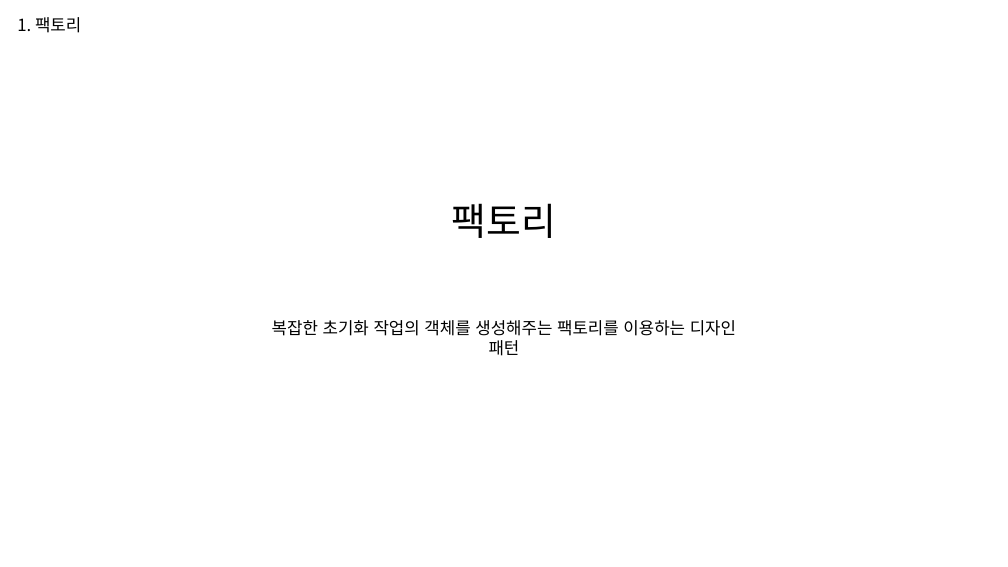
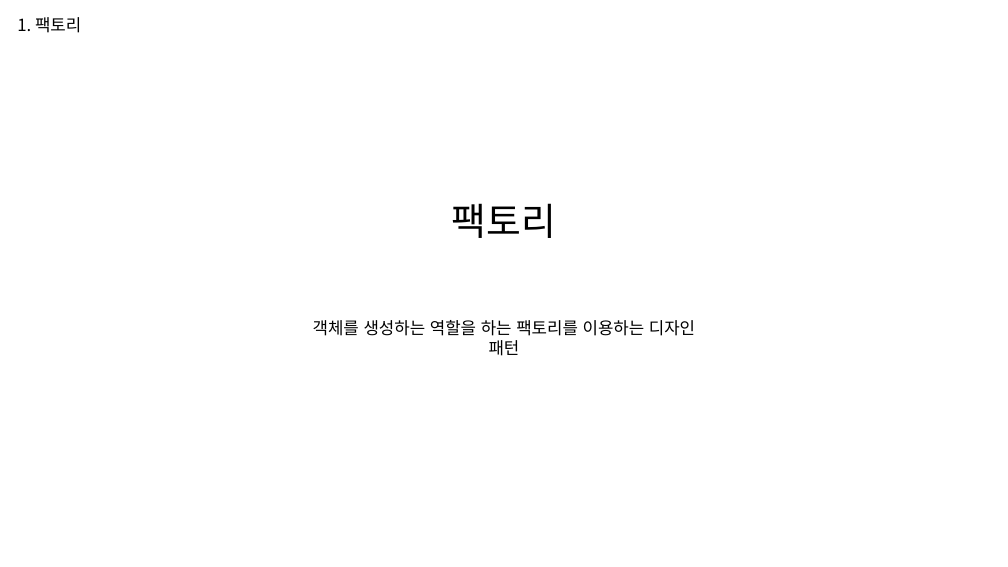
Before and after one commit to WooLyung/2023-Unity-CSharp, a slide deck: slide 5 of 6. 디자인 패턴 2.pptx. Drawn at 1008x567 pixels with LibreOffice and Linux fonts; fonts in the diff are those of the drawing. Boxes give left, top, right and bottom in pixels: in the first picture for what was removed or moved away, otherwise in the second. Text is boxed around its words. In the diff, an @@ line names an element or a change of style, - is before the commit and + after.

```diff
--- a/6. 디자인 패턴 2.pptx
+++ b/6. 디자인 패턴 2.pptx
@@ text at [313,320,695,356]: text changed @@
-복잡한 초기화 작업의 객체를 생성해주는 팩토리를 이용하는 디자인 패턴
+객체를 생성하는 역할을 하는 팩토리를 이용하는 디자인 패턴
```
Also in this commit, not shown: 4 other slides changed, 1 slide removed.
